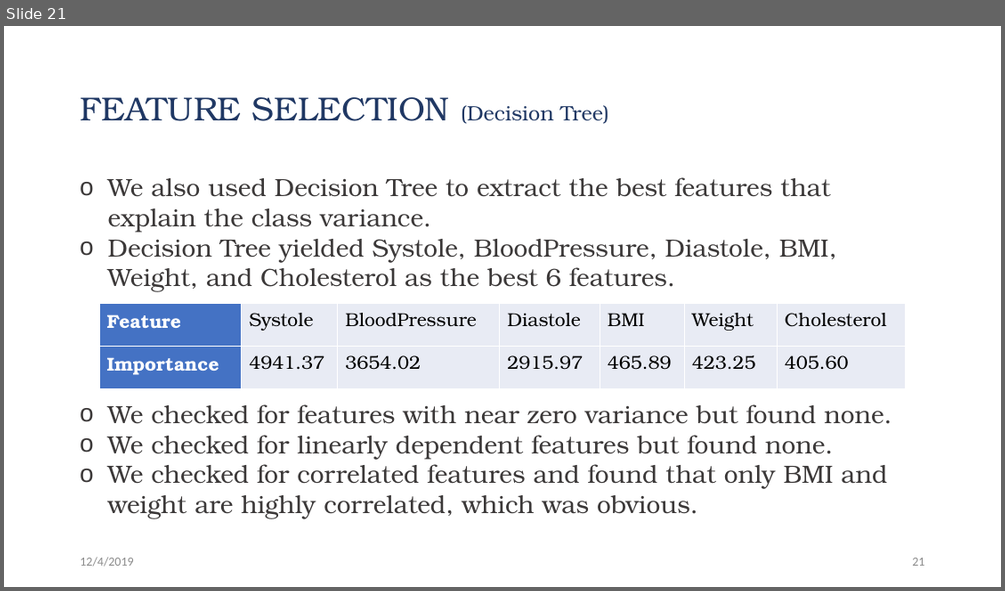
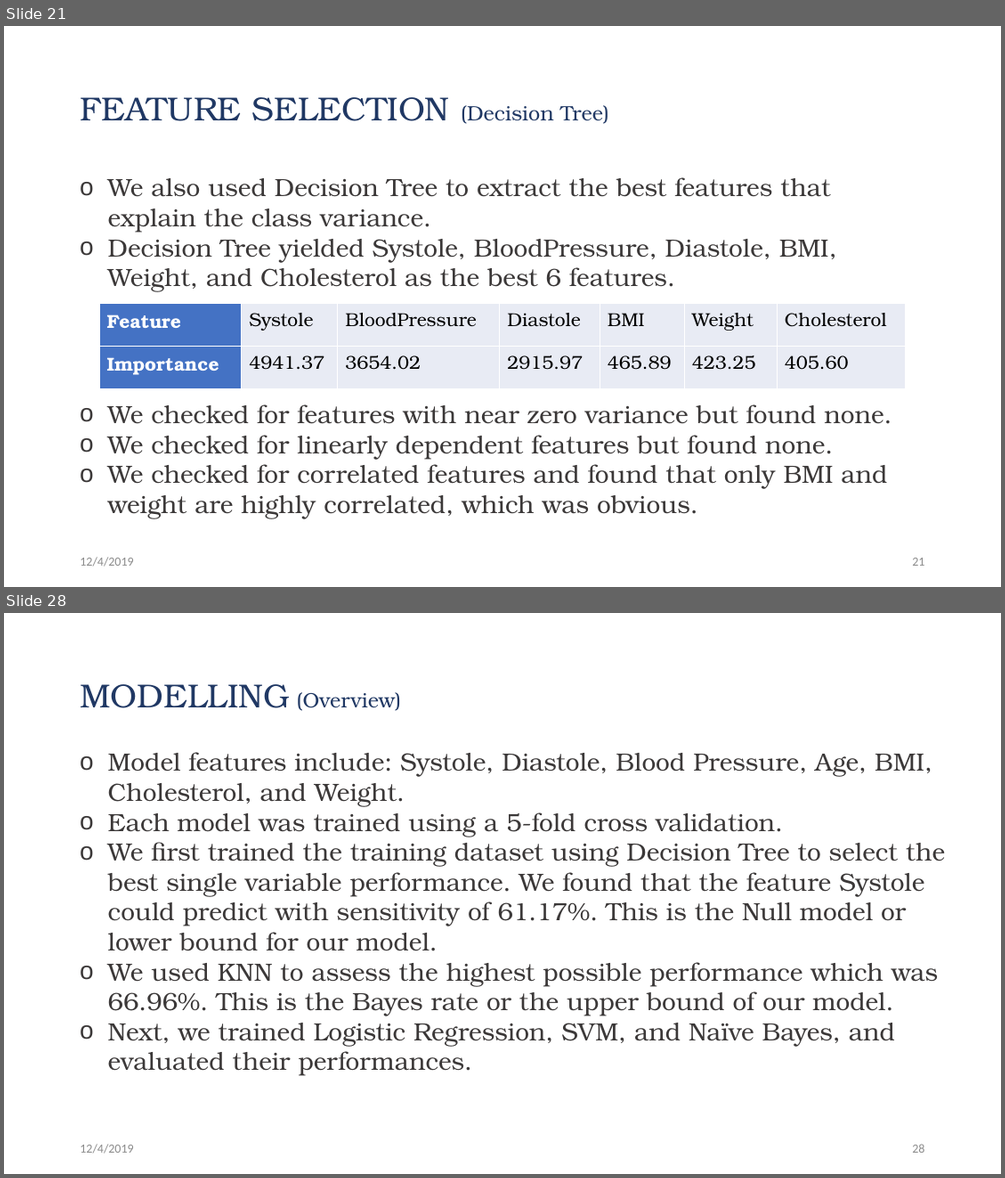
Before and after one commit to Jwen-pg/cds501-predicting-heart-disease, a slide deck: presentation.pptx. Shown one above the other, each under a label of ours: slide 21 before the commit, slides 21 and 28 after it; the slides between them are not shown. The pictures are 1005x591 and 1005x1178 pixels, drawn with LibreOffice and Linux fonts; fonts in the diff are those of the drawing. Boxes give left, top, right and bottom in pixels: in the first picture for what was removed or moved away, otherwise in the second. Text is boxed around its words. In the diff, an @@ line names an element or a change of style, - is before the commit and + after.

```diff
--- a/presentation.pptx
+++ b/presentation.pptx
@@ slide 28 added at box(4, 613, 1001, 1174), background #FFFFFF @@
@@ title added at box(80, 684, 401, 711), 20 pt, text #203864 @@
+MODELLING (Overview)
@@ text added at box(108, 752, 945, 1076), 24 pt, text #3B3838 @@
+o Model features include: Systole, Diastole, Blood Pressure, Age, BMI, Cholesterol, and Weight.
+o Each model was trained using a 5-fold cross validation.
+o We first trained the training dataset using Decision Tree to select the best single variable performance. We found that the feature Systole could predict with sensitivity of 61.17%. This is the Null model or lower bound for our model.
+o We used KNN to assess the highest possible performance which was 66.96%. This is the Bayes rate or the upper bound of our model.
+o Next, we trained Logistic Regression, SVM, and Naïve Bayes, and evaluated their performances.
@@ text added at box(80, 1143, 133, 1153), 12 pt, text #8C8C8C @@
+12/4/2019
@@ page number added at box(912, 1143, 924, 1152), 12 pt, text #8C8C8C @@
+28
```
Also in this commit, not shown: 7 slides changed, 7 other slides added, 1 slide removed.
